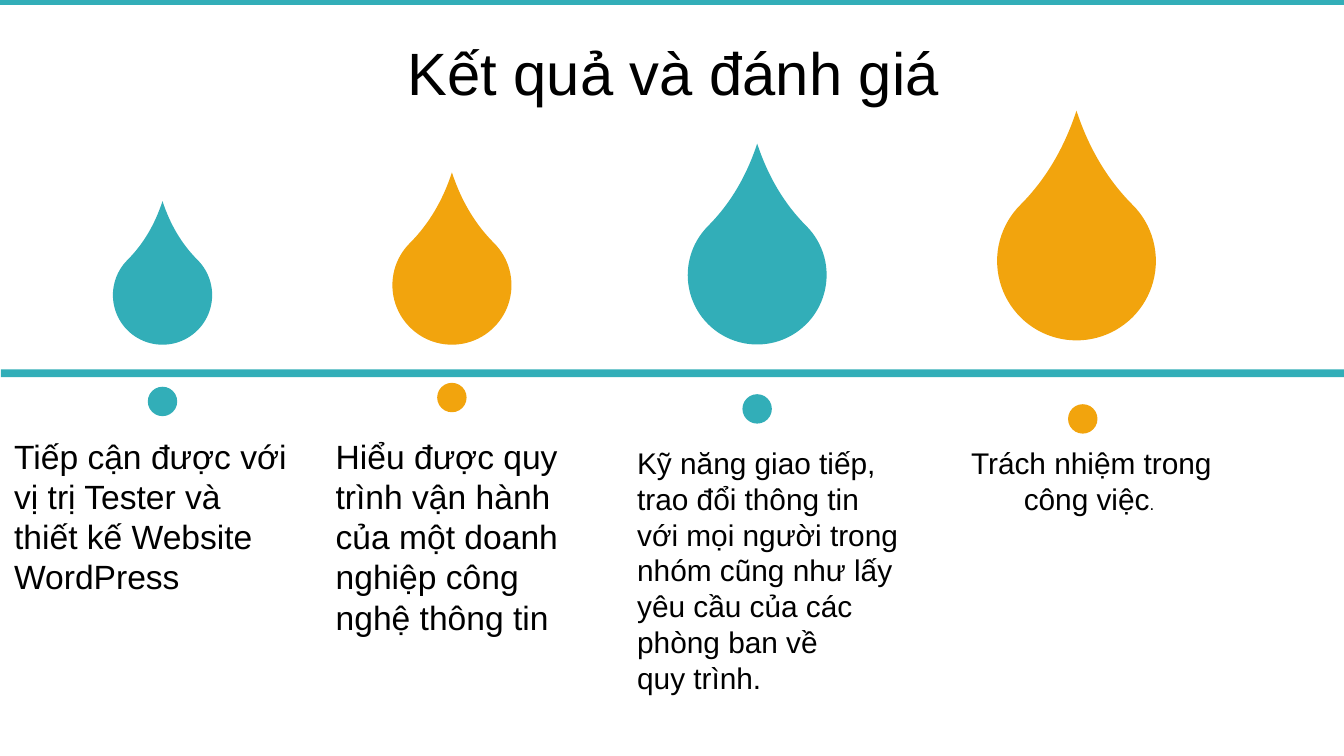
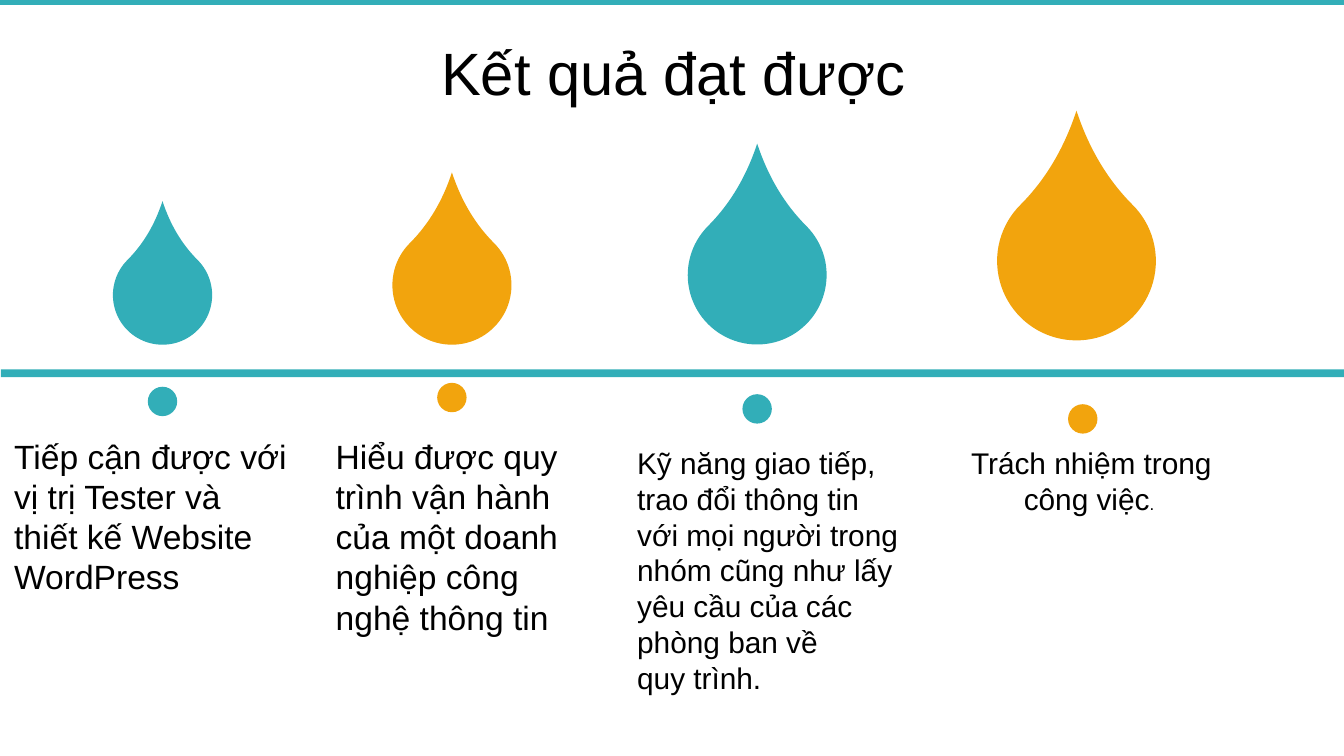
Before and after one commit to haanhvu010799/BaoCaoMonHoc, a slide deck: slide 9 of Thực Tập/BAOCAOTHUCTAP.pptx. Drawn at 1344x756 pixels with LibreOffice and Linux fonts; fonts in the diff are those of the drawing; background and template pictures are left out. Boxes give left, top, right and bottom in pixels: in the first picture for what was removed or moved away, otherwise in the second. Text is boxed around its words. In the diff, an @@ line names an element or a change of style, - is before the commit and + after.

```diff
--- a/Thực Tập/BAOCAOTHUCTAP.pptx
+++ b/Thực Tập/BAOCAOTHUCTAP.pptx
@@ text at <box>441,49,905,107</box>: text changed @@
-Kết quả và đánh giá
+Kết quả đạt được
```
Also in this commit, not shown: 3 other slides changed, 1 other file.
